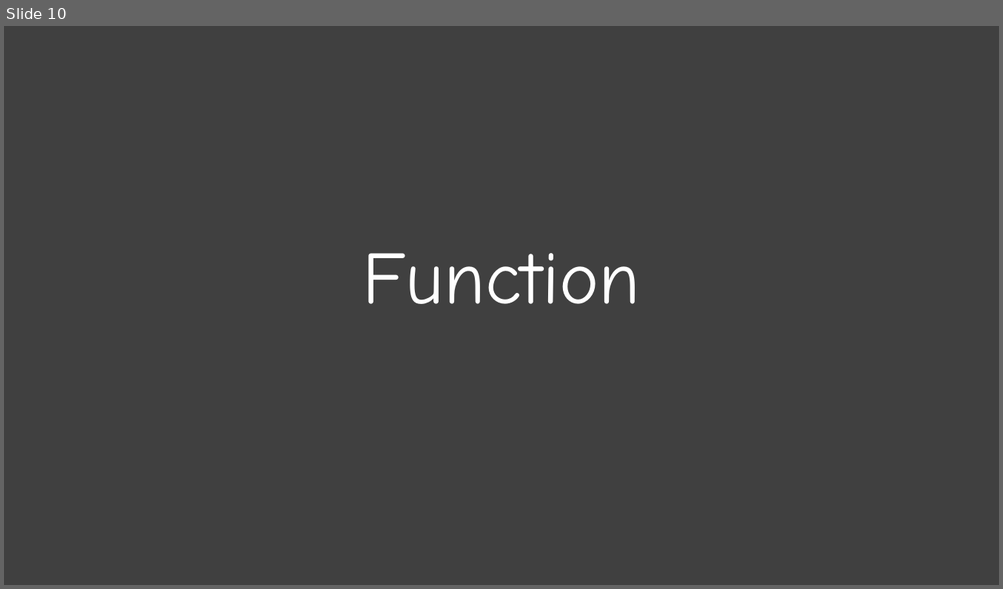
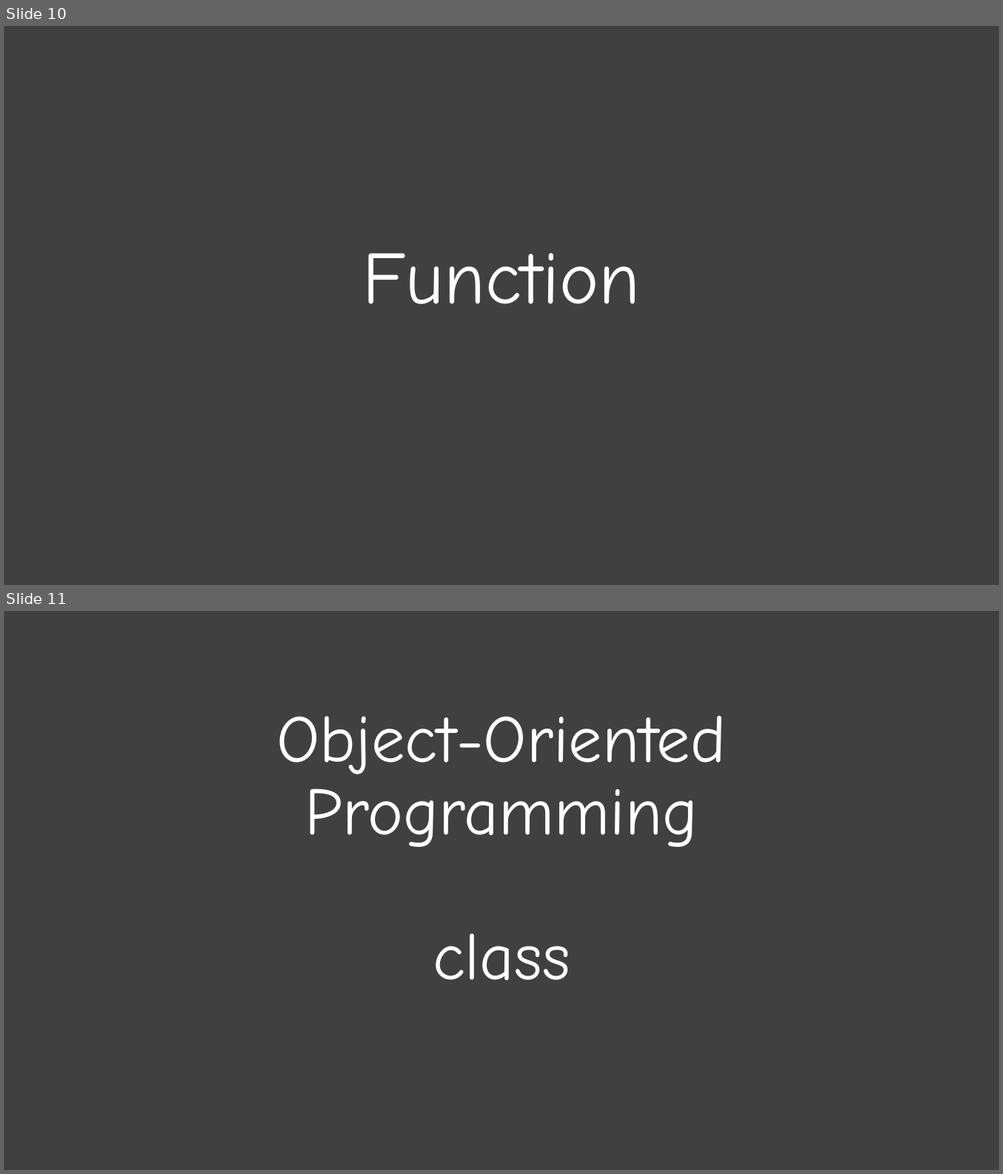
Before and after one commit to a101201031/github.io, a slide deck: PPT_IMAGE/blog.pptx. Shown one above the other, each under a label of ours: slide 10 before the commit, slides 10 and 11 after it. The pictures are 1003x589 and 1003x1174 pixels, drawn with LibreOffice and Linux fonts; fonts in the diff are those of the drawing. Boxes give left, top, right and bottom in pixels: in the first picture for what was removed or moved away, otherwise in the second. Text is boxed around its words. In the diff, an @@ line names an element or a change of style, - is before the commit and + after.

```diff
--- a/PPT_IMAGE/blog.pptx
+++ b/PPT_IMAGE/blog.pptx
@@ slide 11 added at (x1=4, y1=611, x2=999, y2=1170), background #404040 @@
@@ title added at (x1=277, y1=715, x2=726, y2=980), 64.8 pt, text #FFFFFF @@
+Object-Oriented Programming
+class
```
Also in this commit, not shown: 1 other file.
